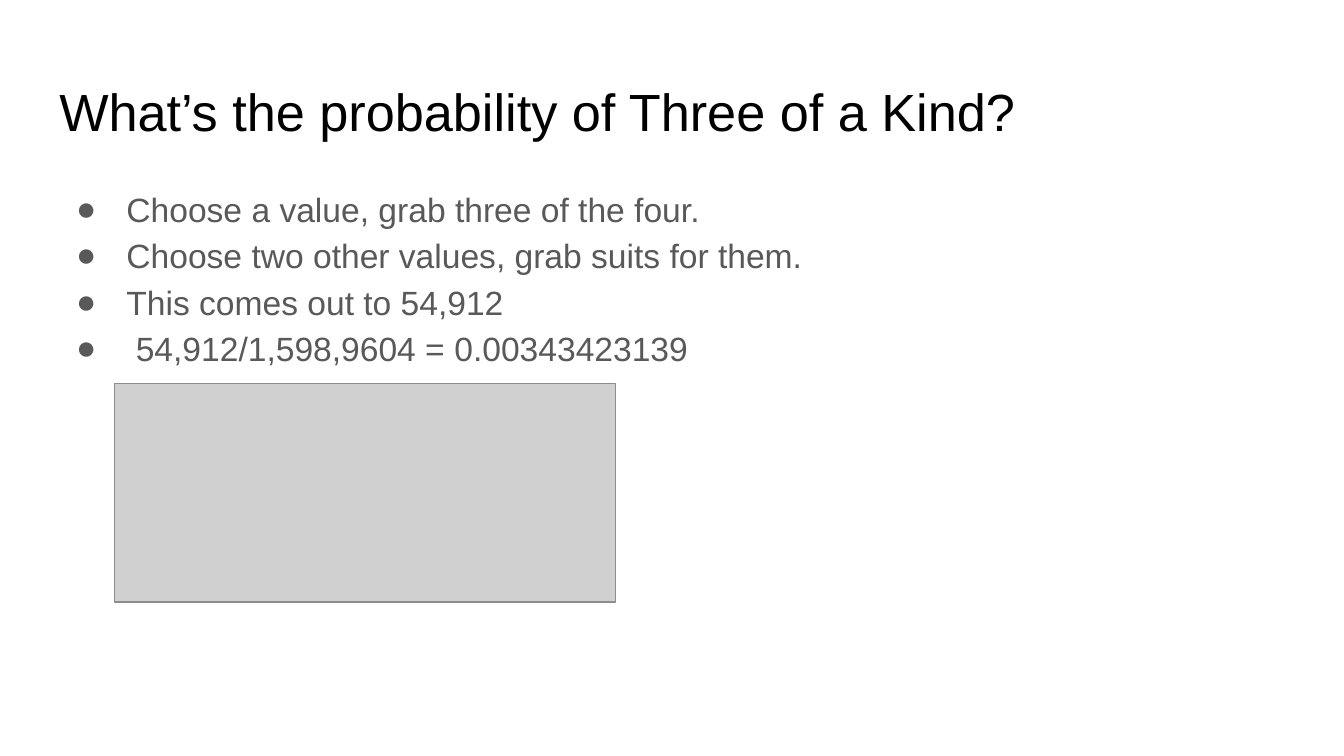
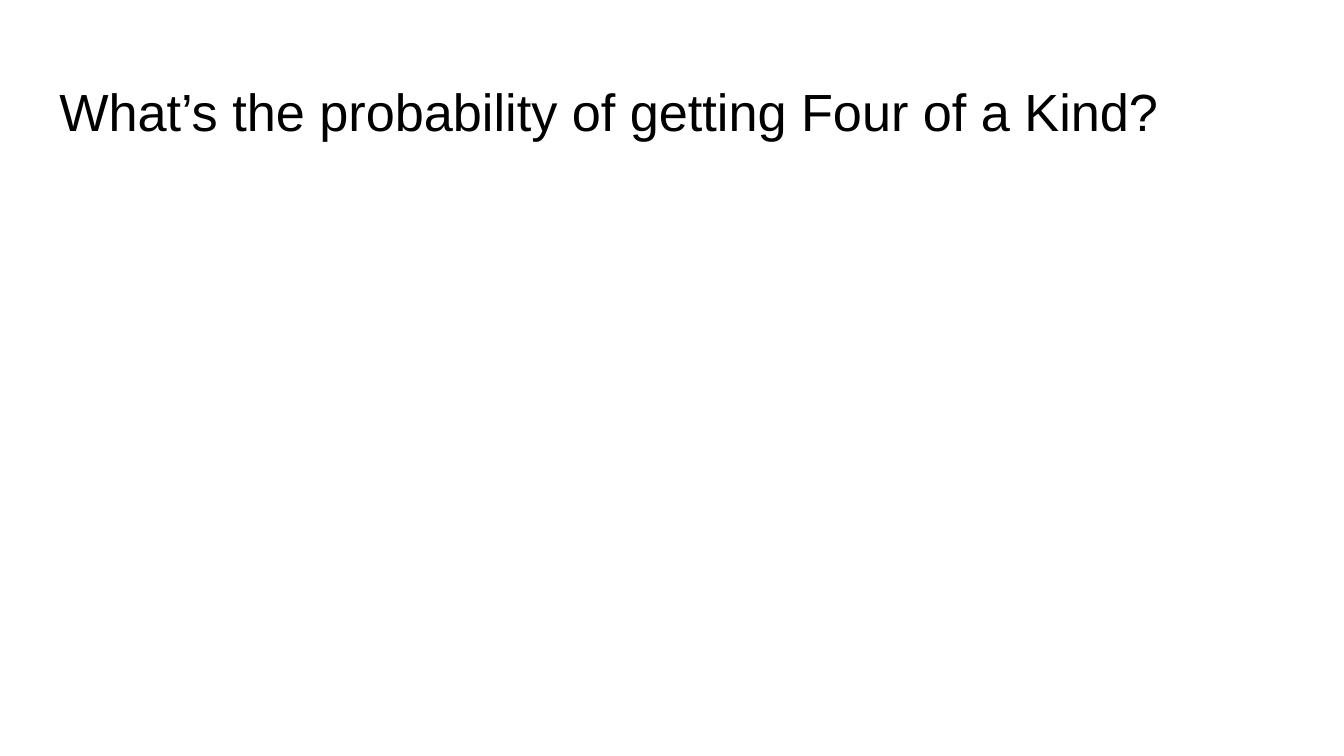
Before and after one commit to matthewsparr/Data-Science-Lessons, a slide deck: slide 14 of Permutations and Combinations/Permutations, Combinations, and Zombies.pptx. Drawn at 1344x756 pixels with LibreOffice and Linux fonts; fonts in the diff are those of the drawing; grey boxes stand for pictures. Boxes give left, top, right and bottom in pixels: in the first picture for what was removed or moved away, otherwise in the second. Text is boxed around its words. In the diff, an @@ line names an element or a change of style, - is before the commit and + after.

```diff
--- a/Permutations and Combinations/Permutations, Combinations, and Zombies.pptx
+++ b/Permutations and Combinations/Permutations, Combinations, and Zombies.pptx
@@ title at (59, 93, 1158, 141): text changed @@
-What’s the probability of Three of a Kind?
+What’s the probability of getting Four of a Kind?
@@ text removed at (126, 197, 802, 366) @@
-● Choose a value, grab three of the four.
-● Choose two other values, grab suits for them.
-● This comes out to 54,912
-● 54,912/1,598,9604 = 0.00343423139
@@ picture removed at (114, 383, 616, 601) @@
```
Also in this commit, not shown: 2 other slides changed.
